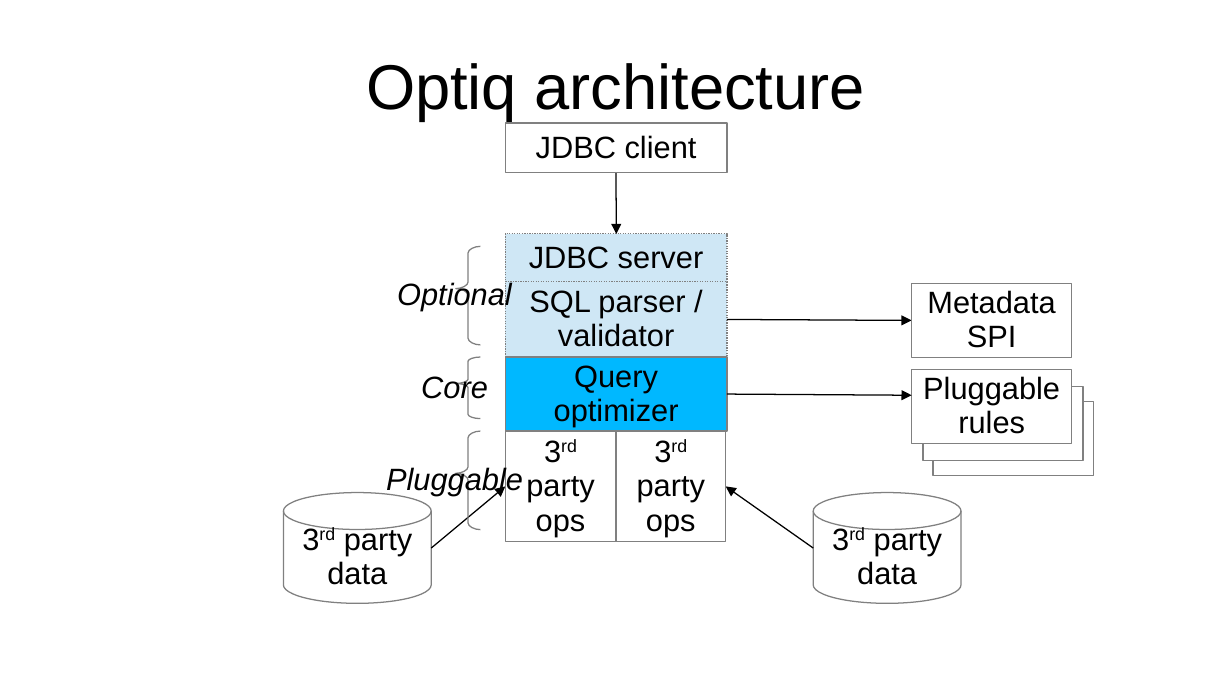
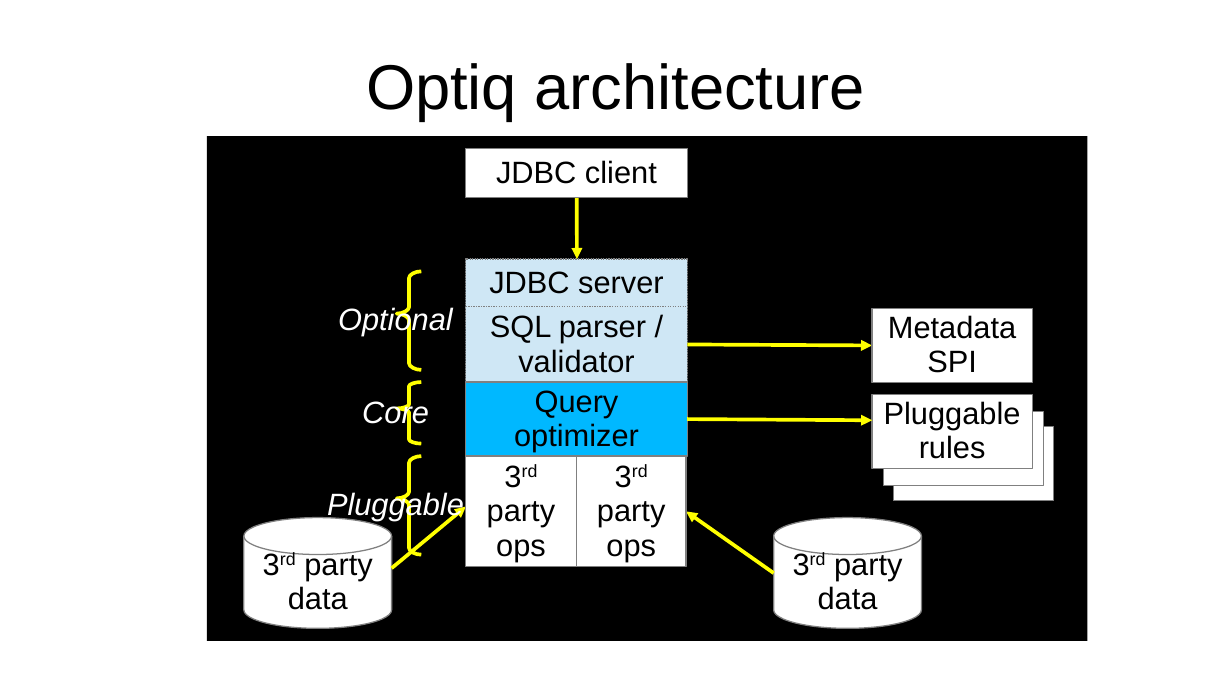
Before and after one commit to julianhyde/share, a slide deck: slide 15 of slides/optiq-amsterdam-2012.ppt. Drawn at 1232x693 pixels with LibreOffice and Linux fonts; fonts in the diff are those of the drawing; background and template pictures are left out. Boxes give left, top, right and bottom in pixels: in the first picture for what was removed or moved away, otherwise in the second. Text is boxed around its words. In the diff, an @@ line names an element or a change of style, - is before the commit and + after.

```diff
--- a/slides/optiq-amsterdam-2012.ppt
+++ b/slides/optiq-amsterdam-2012.ppt
@@ rectangle added at <box>207,136,1088,641</box>, fill #000000 @@
@@ arrow (577, 197) - (577, 259): stroke #000000 0.74 pt to #FFFF00 2.15 pt @@
@@ 8 rectangles, 4 arrows, 2 cylinders: place and size @@
-8 rectangles, 4 arrows, 2 cylinders at <box>283,123,1072,604</box>
+8 rectangles, 4 arrows, 2 cylinders at <box>244,148,1032,628</box>
@@ arrow (687, 345) - (872, 345): stroke #000000 0.74 pt to #FFFF00 2.15 pt @@
@@ 3 freeform shapes: place and size @@
-3 freeform shapes at <box>456,246,480,530</box>
+3 freeform shapes at <box>397,271,421,554</box>
@@ text colour #000000 to #FFFFFF; outline #808080 0.74 pt to #FFFF00 2.15 pt in 3 elements at <box>397,271,421,370</box>, <box>397,456,421,554</box>, <box>397,382,421,444</box> @@
@@ arrow (687, 419) - (872, 420): stroke #000000 0.74 pt to #FFFF00 2.15 pt @@
@@ rectangle: place and size @@
-rectangle at <box>933,402,1093,476</box>
+rectangle at <box>883,411,1044,485</box>
@@ rectangle: place and size @@
-rectangle at <box>923,387,1083,461</box>
+rectangle at <box>893,428,1053,501</box>
@@ arrow moved from (431, 548) - (505, 487) to (392, 568) - (466, 506) @@
@@ arrow (392, 568) - (466, 506): stroke #000000 0.74 pt to #FFFF00 2.15 pt @@
@@ arrow (774, 573) - (686, 511): stroke #000000 0.74 pt to #FFFF00 2.15 pt @@
```
Also in this commit, not shown: 8 other slides changed.
